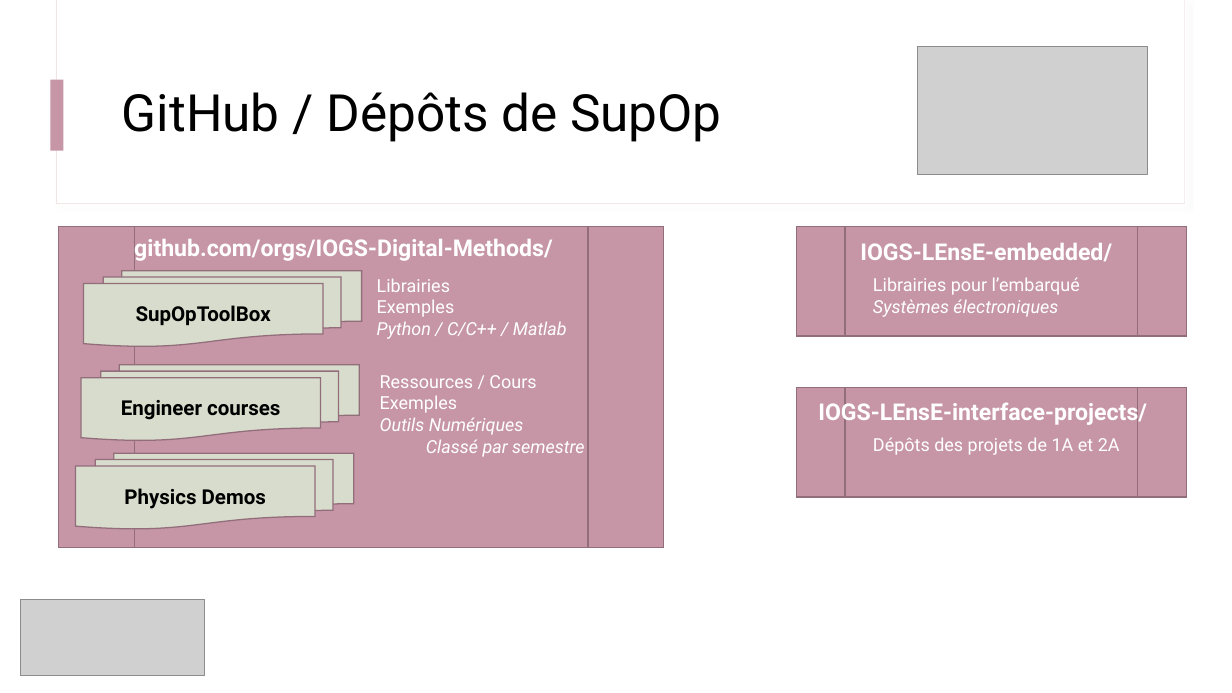
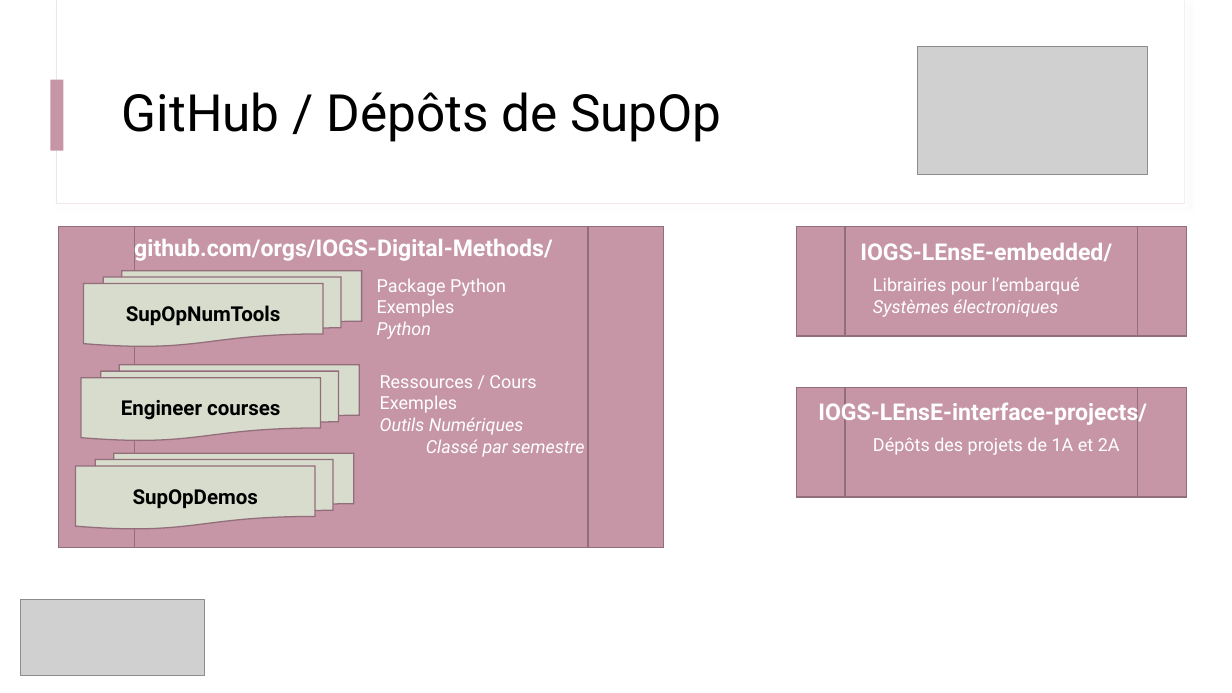
Before and after one commit to IOGS-Digital-Methods/semester-5, a slide deck: slide 18 of s5_outils_numeriques/b1_outils_numeriques/seance1_demistifier_python/B1_0_Outils_Methodes.pptx (slide 10 before the commit). Drawn at 1232x693 pixels with LibreOffice and Linux fonts; fonts in the diff are those of the drawing; grey boxes stand for pictures. Boxes give left, top, right and bottom in pixels: in the first picture for what was removed or moved away, otherwise in the second. Text is boxed around its words. In the diff, an @@ line names an element or a change of style, - is before the commit and + after.

```diff
--- a/s5_outils_numeriques/b1_outils_numeriques/seance1_demistifier_python/B1_0_Outils_Methodes.pptx
+++ b/s5_outils_numeriques/b1_outils_numeriques/seance1_demistifier_python/B1_0_Outils_Methodes.pptx
@@ text at (377, 278, 506, 339): text changed; italic off @@
-Librairies
-Exemples
-Python / C/C++ / Matlab
+Package Python
+Exemples
+Python
@@ text in flow chart multidocument at (126, 305, 281, 325): text changed @@
-SupOpToolBox
+SupOpNumTools
@@ text in flow chart multidocument at (133, 489, 258, 508): text changed @@
-Physics Demos
+SupOpDemos
```
Also in this commit, not shown: 5 other slides changed, 9 slides added, 1 slide removed, 10 other files.
